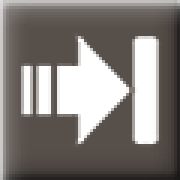
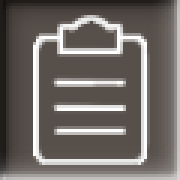
Revision of a layered 180×180 image; what changed, layer by layer:
showed group "Button_On Shading" (2 layers) over (0, 0, 180, 180)
hid group "Button_Ready Shading" (2 layers) over (0, 0, 180, 180)
added layer "Layer 30" in group "Rasterized" over (0, 0, 180, 180)
hid "Layer 10" over (0, 0, 180, 180)
